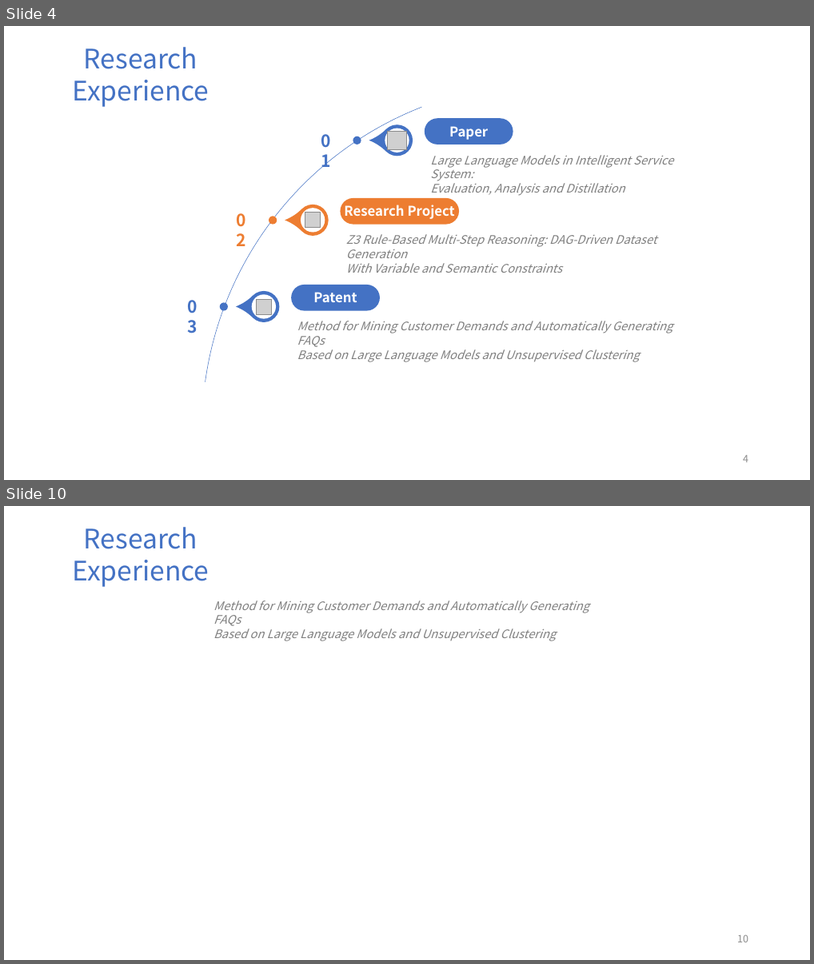
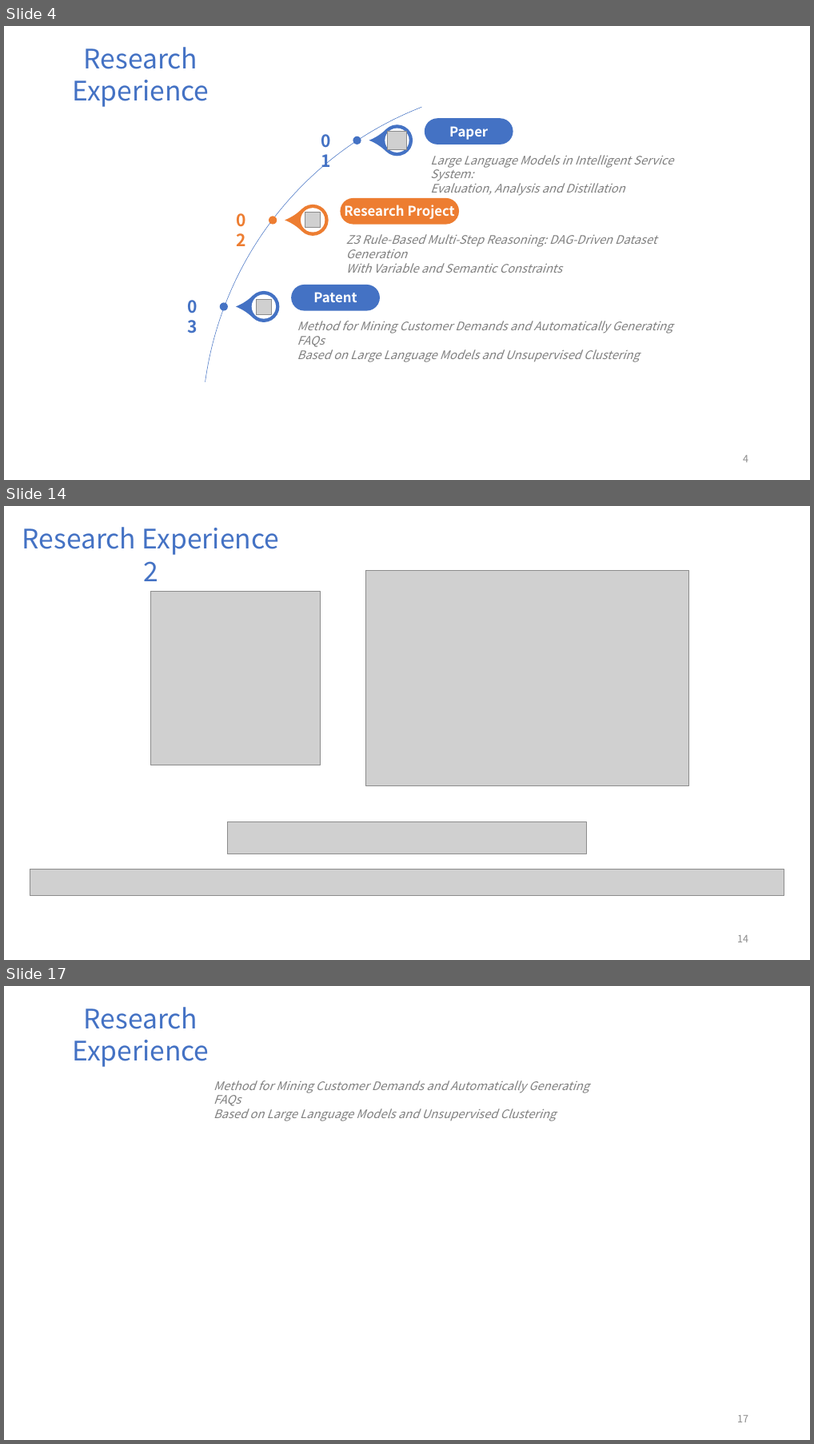
Before and after one commit to FriderickYu/Z3_Ex, a slide deck: Presentation.pptx. Shown one above the other, each under a label of ours: slides 4 and 10 before the commit, slides 4, 14 and 17 after it; the slides between them are not shown. The pictures are 814x964 and 814x1444 pixels, drawn with LibreOffice and Linux fonts; fonts in the diff are those of the drawing; grey boxes stand for pictures. Boxes give left, top, right and bottom in pixels: in the first picture for what was removed or moved away, otherwise in the second. Text is boxed around its words. In the diff, an @@ line names an element or a change of style, - is before the commit and + after.

```diff
--- a/Presentation.pptx
+++ b/Presentation.pptx
@@ slide 14 added at (4, 506, 810, 960), background #FFFFFF @@
@@ text added at (22, 527, 279, 581), 32 pt, text #4472C4 @@
+Research Experience 2
@@ picture added at (366, 570, 689, 786) @@
@@ picture added at (151, 592, 320, 765) @@
@@ picture added at (228, 822, 587, 853) @@
@@ picture added at (30, 869, 784, 896) @@
@@ page number added at (738, 935, 749, 942), 12 pt, text #8C8C8C @@
+14
@@ what was slide 10 is now slide 17 @@
@@ page number at (738, 1415, 749, 1422): text changed @@
-10
+17
```
Also in this commit, not shown: 8 slides changed, 7 other slides added, 4 slides removed, 1 other file.
